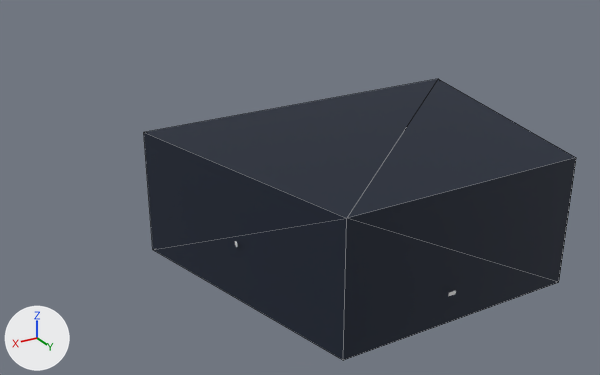
The glTF model public/models/hologram.glb: old version first, new version second.
Before and after are seen from a 50 mm lens placed at (173.0, 277.0, 124.0), pointed at (-6.0, -21.0, -25.0). Every picture has the same lights, and +X, +Y and +Z are marked at lower left. Mesh edges are drawn as thin lines on the coarser meshes. Where no turn or scale is listed for an object, it has been applied to the vertices. Vertices at the same position are counted once.

The first picture shows 'Room'.
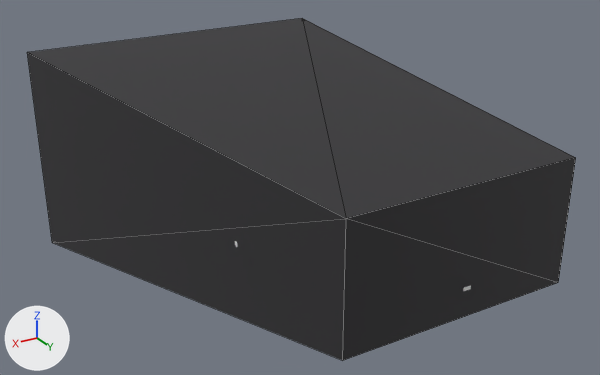
The change in detail:
me_cube_001 has 8 vertices, 12 faces and spans x -32.4..109.6, y 0.0..102.0, z -25.9..23.6.
me_cube_001 is used by ob_room; location (-38.9, -7.2, -3.5).
Before the commit, vertices of me_cube_001: 2 (-9.2, 102.0, -25.9) at pixel (558, 282), 3 (-9.2, 102.0, 23.6) at pixel (576, 157), 6 (86.4, 102.0, -25.9) at pixel (343, 360), 7 (86.4, 102.0, 23.6) at pixel (346, 218).
Part 1, on me_cube_001:
Vertices 2, 3, 6, 7 of me_cube_001 move by (-38.6, -22.1, 1.2).
Vertex 0 of me_cube_001 moves from (-32.4, 0.0, -25.9) to (-79.6, -156.2, -77.9).
Vertex 1 of me_cube_001 moves from (-32.4, 0.0, 23.6) at pixel (438, 78) to (-79.6, -156.2, 27.8) at pixel (302, 18).
Vertex 4 of me_cube_001 moves from (109.6, 0.0, -25.9) at pixel (152, 249) to (79.6, -156.2, -77.9) at pixel (52, 242).
Vertex 5 of me_cube_001 moves from (109.6, 0.0, 23.6) at pixel (143, 132) to (79.6, -156.2, 27.8) at pixel (27, 52).
Object 'Room' (ob_room) moves from (-38.9, -7.2, -3.5) to (0.0, 14.9, -4.7).

Pixel boxes [x1, y1, x2, y2] of what changed, in the pictures (600 x 375 px):
'Room', reshaped, moved (27% wider, 22% taller)
    before: [144, 79, 576, 360]
    after: [27, 18, 576, 360]
